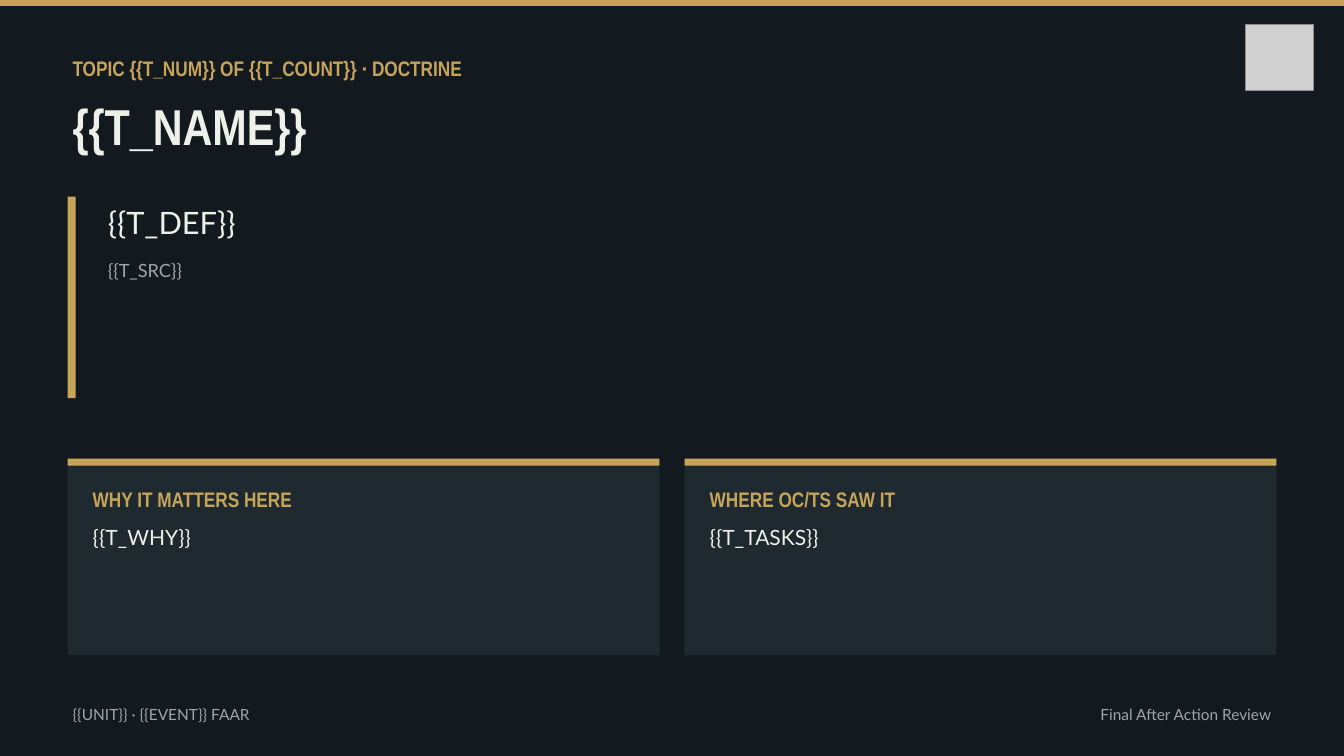
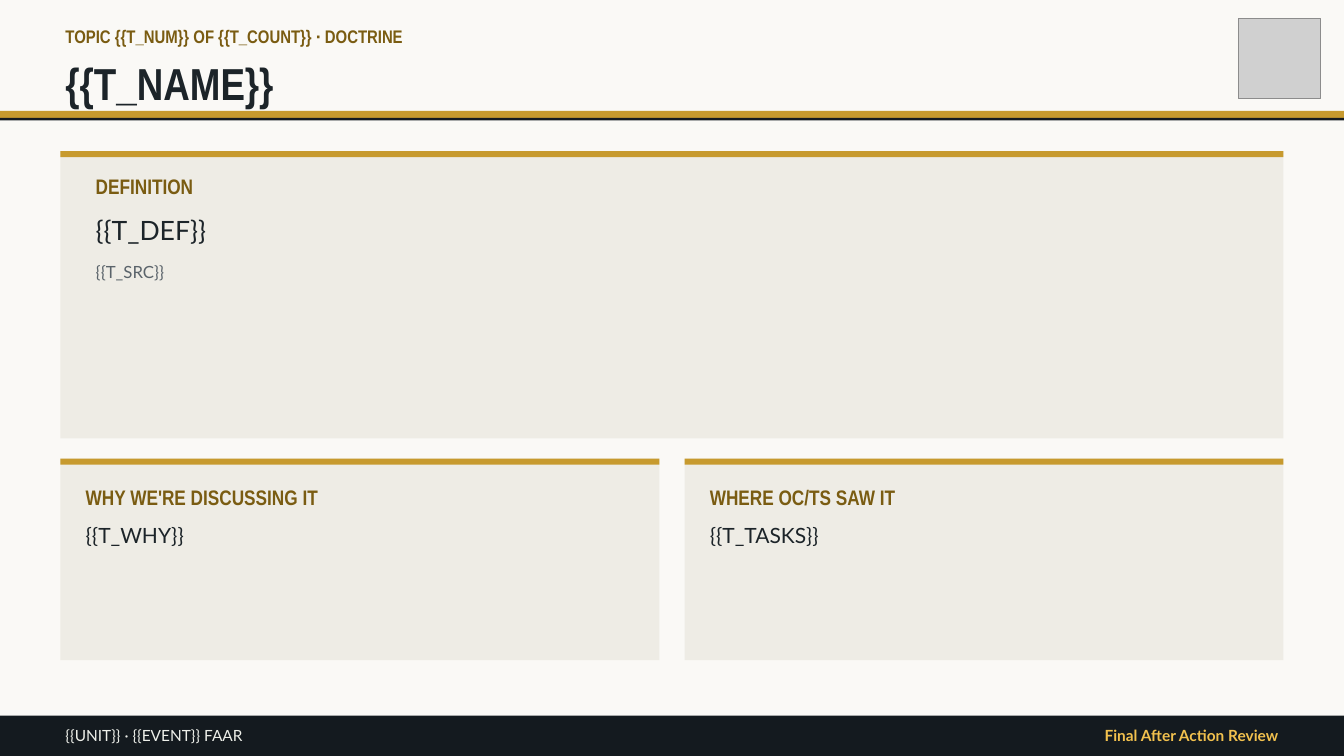
Before and after one commit to bwest63/trace, a slide deck: slide 10 of templates/faar-template.pptx (slide 13 before the commit). Drawn at 1344x756 pixels with LibreOffice and Linux fonts; fonts in the diff are those of the drawing; grey boxes stand for pictures. Boxes give left, top, right and bottom in pixels: in the first picture for what was removed or moved away, otherwise in the second. Text is boxed around its words. In the diff, an @@ line names an element or a change of style, - is before the commit and + after.

```diff
--- a/templates/faar-template.pptx
+++ b/templates/faar-template.pptx
@@ background #131A1F to #FAF9F6 @@
@@ text "TOPIC {{T_NUM}} OF {{T_COUNT}} · ...": place and size @@
-text "TOPIC {{T_NUM}} OF {{T_COUNT}} · ..." at (73,61,462,81)
+text "TOPIC {{T_NUM}} OF {{T_COUNT}} · ..." at (65,29,403,47)
@@ text "TOPIC {{T_NUM}} OF {{T_COUNT}} · ..." at (65,29,403,47): size 15 to 13 pt, text colour #C7A458 to #7A5C12 @@
@@ picture: place and size @@
-picture at (1245,24,1314,91)
+picture at (1238,18,1321,99)
@@ text "{{T_NAME}}": place and size @@
-text "{{T_NAME}}" at (73,108,307,155)
+text "{{T_NAME}}" at (65,67,273,109)
@@ text "{{T_NAME}}" at (65,67,273,109): size 36 to 32 pt, text colour #EEF0EA to #1C2429; vertical alignment top to middle @@
@@ fill #C7A458 to #C79A2E in 3 elements at (60,459,659,465), (685,459,1284,465), (0,111,1344,118) @@
@@ rectangle: place and size @@
-rectangle at (0,0,1344,6)
+rectangle at (0,111,1344,118)
@@ rectangle added at (0,118,1344,121), fill #141A1F @@
@@ rectangle added at (60,151,1284,439), fill #EEECE5 @@
@@ rectangle added at (60,151,1284,157), fill #C79A2E @@
@@ text "DEFINITION": place and size @@
-text "DEFINITION" at (108,210,236,280)
+text "DEFINITION" at (96,179,206,281)
@@ text at (96,179,193,194): paragraph added @@
+DEFINITION
@@ rectangle removed at (68,197,76,398) @@
@@ text at (96,219,206,281): size 22 to 19 pt, text colour #EEF0EA to #1C2429 in "{{T_DEF}}"; size 13 to 12 pt, text colour #9AA6AD to #5A636A in "{{T_SRC}}"; line spacing 1.25 to 1.2; more space between paragraphs; less space between paragraphs @@
@@ rectangle: place and size @@
-rectangle at (68,459,659,466)
+rectangle at (60,459,659,465)
@@ rectangle: place and size @@
-rectangle at (68,459,659,655)
+rectangle at (60,459,659,660)
@@ rectangle at (60,459,659,660): fill #1F2930 to #EEECE5 @@
@@ text "WHY WE'RE DISCUSSING IT": place and size @@
-text "WHY WE'RE DISCUSSING IT" at (93,492,292,548)
+text "WHY WE'RE DISCUSSING IT" at (86,490,318,546)
@@ rectangle: place and size @@
-rectangle at (685,459,1276,466)
+rectangle at (685,459,1284,465)
@@ rectangle at (685,459,1284,660): fill #1F2930 to #EEECE5 @@
@@ rectangle: place and size @@
-rectangle at (685,459,1276,655)
+rectangle at (685,459,1284,660)
@@ text "WHERE OC/TS SAW IT" at (710,489,895,546): text colour #C7A458 to #7A5C12 in "WHERE OC/TS SAW IT"; text colour #EEF0EA to #1C2429 in "{{T_TASKS}}" @@
@@ text at (86,490,318,505): text changed; text colour #C7A458 to #7A5C12 @@
-WHY IT MATTERS HERE
+WHY WE'RE DISCUSSING IT
@@ text at (86,527,184,546): text colour #EEF0EA to #1C2429 in "{{T_WHY}}" @@
@@ rectangle added at (0,716,1344,756), fill #141A1F @@
@@ text "{{UNIT}} · {{EVENT}} FAAR": place and size @@
-text "{{UNIT}} · {{EVENT}} FAAR" at (73,708,249,722)
+text "{{UNIT}} · {{EVENT}} FAAR" at (65,729,242,744)
@@ text "{{UNIT}} · {{EVENT}} FAAR" at (65,729,242,744): text colour #9AA6AD to #EEF0EA; vertical alignment top to middle @@
@@ text "Final After Action Review": place and size @@
-text "Final After Action Review" at (1100,708,1271,720)
+text "Final After Action Review" at (1105,729,1278,741)
@@ text "Final After Action Review" at (1105,729,1278,741): text colour #9AA6AD to #F2C14E, bold on; vertical alignment top to middle @@
```
Also in this commit, not shown: 13 other slides changed, 1 slide added, 5 slides removed, 6 other files.
